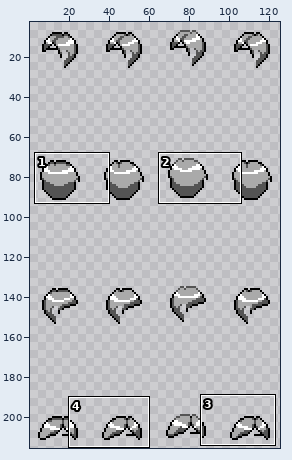
Two versions of one sprite sheet, Assets/Character/Female/AvThn/Hair A/Female_AvThn_HairA_Idle_001.png. The picture above shows the old version from afar; the outline marks the close-up.
Close-up. Before:
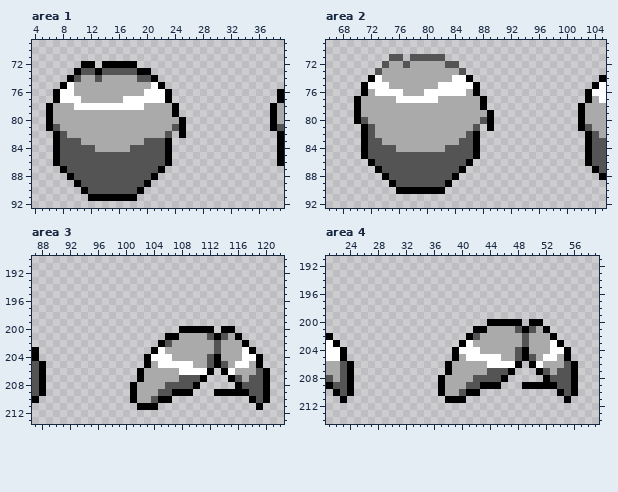
The file is 128x256 pixels. Shown: area 1: x 4..39, y 69..92; area 2: x 66..105, y 69..92; area 3: x 87..122, y 190..213; area 4: x 21..59, y 191..214. The wide view leaves out empty margins.
After:
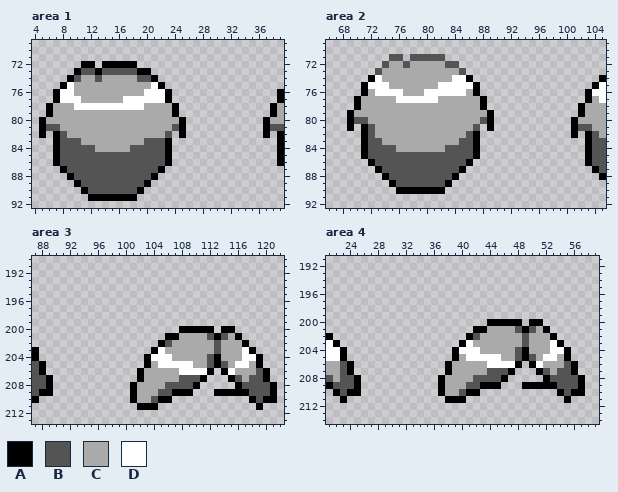
Palette (. is transparent): A #000000  B #545454  C #aaaaaa  D #ffffff
Diff:
Area 1:
y 80: x 5..6 .A -> AC; x 37..38 .A -> AC
y 81: x 5..6 .A -> AB; x 37..38 .A -> AB
y 82: x 5 . -> A; x 37 . -> A
Area 2:
y 79: x 69..70 .A -> AC
y 80: x 69..70 .A -> AB; x 101..102 .A -> AC
y 81: x 69 . -> A; x 101..102 .A -> AB
y 82: x 101 . -> A
Area 3:
y 207: x 88..89 A. -> BA
y 208: x 88..89 A. -> BA; x 120..121 A. -> BA
y 209: x 89 . -> A; x 120..121 A. -> BA
y 210: x 121 . -> A
Area 4:
y 208..209: x 24..25 A. -> BA; x 56..57 A. -> BA
y 210: x 25 . -> A; x 57 . -> A
Changed places in both close-ups, as pixel boxes (x1, y1, x2, y2):
changed: (39, 117, 53, 138)
changed: (263, 117, 277, 138)
changed: (347, 110, 361, 131)
changed: (571, 117, 585, 138)
changed: (39, 375, 53, 396)
changed: (263, 382, 277, 403)
changed: (347, 375, 361, 396)
changed: (571, 375, 585, 396)
